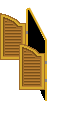
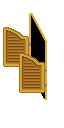
Revision of a layered 64 × 128 image; what changed, layer by layer:
painted on "Door 0" over (x1=19, y1=43, x2=47, y2=93)
painted on "Door 1" over (x1=0, y1=13, x2=31, y2=67)
painted on "frame 1" over (x1=26, y1=8, x2=32, y2=61)
painted on "frame 0" over (x1=28, y1=7, x2=47, y2=101)
painted on "Entrance" over (x1=28, y1=8, x2=45, y2=100)
